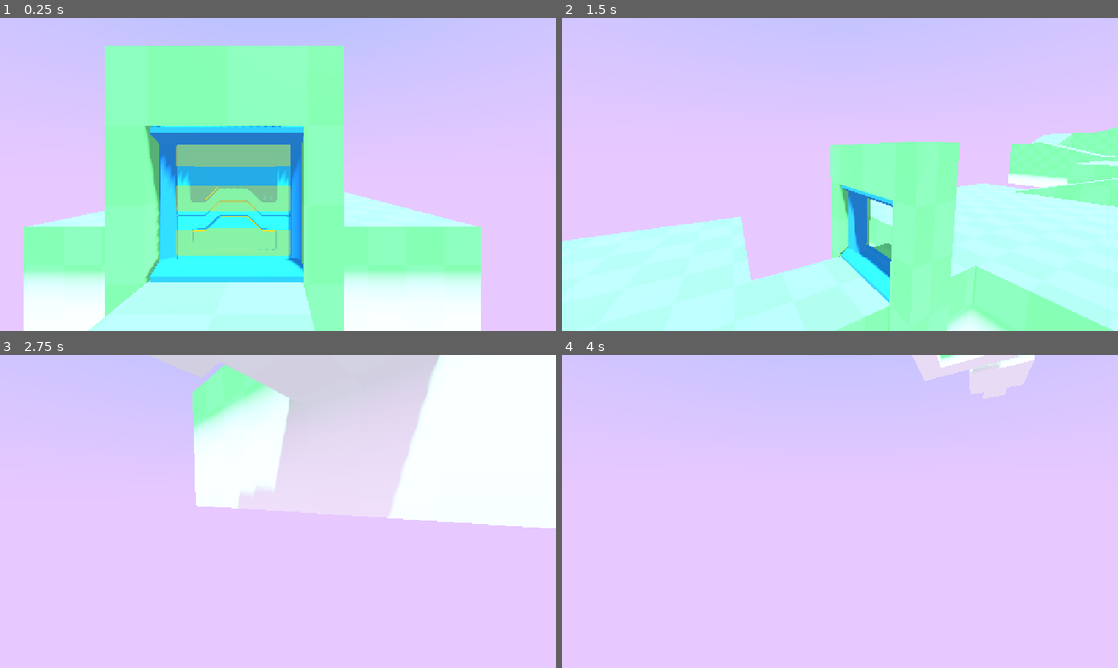
Above: before the commit, frames 1-4 (two rows, left to right).
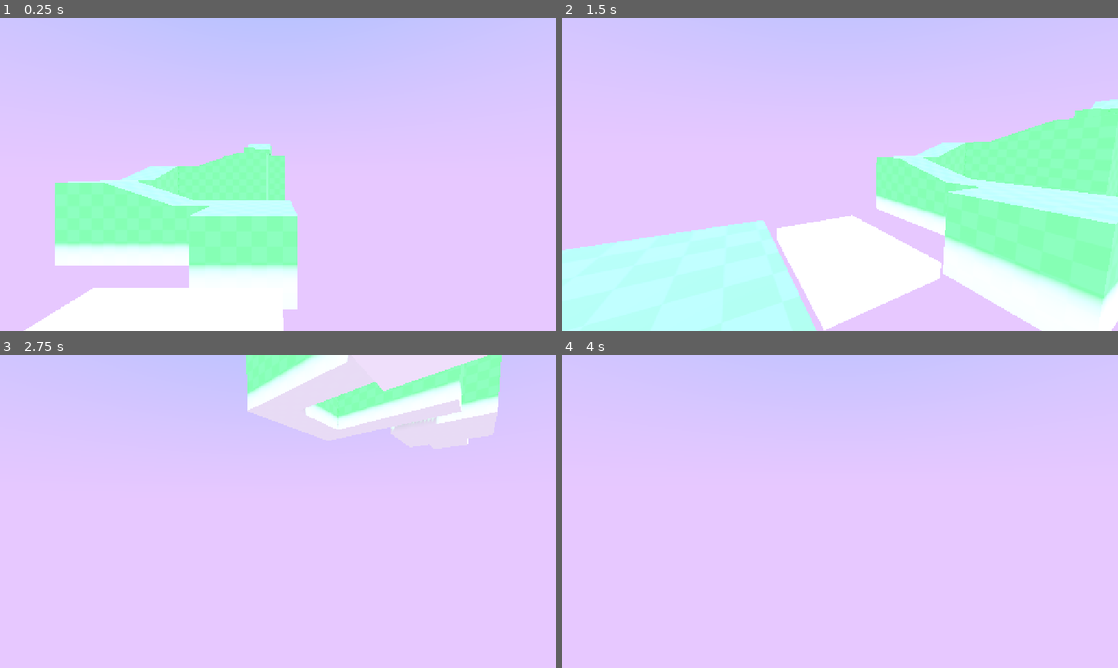
Above: after the commit, the same moments.

Repository: iguessfive/learn-3d-gamedev-from-zero-with-godot-4
Game: Godot game, scene res://game.tscn
The game is run twice, just before and just after one commit, with the same random seed, the same clock (stepped at 60 frames per second) and the same inputs.
Inputs (mouse positions are in pixels of both pictures, inside the frame that each line leads up to):
- Up to frame 1 (0.25 s): no input
- Up to frame 2 (1.5 s): tap Enter at 0.5 s; move the mouse to (962, 158) at 0.52 s; hold D (move_right) 0.53-1.28 s; hold E (interact) 0.53-1.28 s; click (962, 158) at 0.67 s; tap Space (jump) at 0.77 s; move the mouse to (812, 174) at 1.27 s; hold W (move_up) from 1.28 s (still down); tap C (crouching) at 1.35 s
- Up to frame 3 (2.75 s): keep holding W (move_up); tap Space (jump) at 1.52 s; tap E (interact) at 1.55 s; move the mouse to (289, 505) at 2.02 s; hold E (interact) from 2.03 s (still down)
- Up to frame 4 (4 s): keep holding W (move_up); move the mouse to (834, 517) at 2.77 s; release E (interact) at 2.78 s; tap Shift (sprint) at 2.85 s; click (834, 517) at 2.92 s; tap Space (jump) at 3.02, 3.77 s; tap E (interact) at 3.05 s; move the mouse to (878, 514) at 3.52 s; hold E (interact) from 3.53 s (still down); tap Z at 3.6 s

The runs differ from the first frame. In frame 1, 50% of the frame differs, in the area x 4-87%, y 8-100%; in frame 2, 30%; in frame 3, 25%; in frame 4, 1.1%.

Commit message:
Completed M5L8
Added moving platform part 1

Diff:
--- a/M05.turn_on_lights_workbook/game.tscn
+++ b/M05.turn_on_lights_workbook/game.tscn
@@ -1,10 +1,11 @@
-[gd_scene load_steps=11 format=3 uid="uid://betib1svdimdg"]
+[gd_scene load_steps=12 format=3 uid="uid://betib1svdimdg"]
 
 [ext_resource type="Shader" uid="uid://dwr0ed3vic331" path="res://assets/sky/sky.gdshader" id="2_tq2y2"]
 [ext_resource type="PackedScene" uid="uid://y8sti7ev7rh5" path="res://lesson/player.tscn" id="3_feb5d"]
 [ext_resource type="PackedScene" uid="uid://bq1e7yi8uo37t" path="res://level/terrain.tscn" id="4_801de"]
 [ext_resource type="PackedScene" uid="uid://c4kf142bermlc" path="res://lesson/door_3d.tscn" id="4_fc0e3"]
 [ext_resource type="PackedScene" uid="uid://b63il77rly414" path="res://lesson/light_bulb_3d.tscn" id="5_7jktm"]
+[ext_resource type="PackedScene" uid="uid://2et2a0eovqlo" path="res://lesson/moving_platform_3d.tscn" id="6_ryrav"]
 
 [sub_resource type="Curve" id="Curve_dm5j7"]
 _data = [Vector2(0, 0), 0.0, 0.0, 0, 0, Vector2(0.5, 1), 2.0, 0.0, 1, 0]
@@ -52,10 +53,17 @@
 unique_name_in_owner = true
 
 [node name="Player" parent="." instance=ExtResource("3_feb5d")]
-transform = Transform3D(1, 0, 0, 0, 1, 0, 0, 0, 1, 0.634027, 0.502708, -51.981)
+transform = Transform3D(1, 0, 0, 0, 1, 0, 0, 0, 1, 4.70921, 3.81057, -78.1695)
 
 [node name="Door3D" parent="." instance=ExtResource("4_fc0e3")]
 transform = Transform3D(1, 0, 0, 0, 1, 0, 0, 0, 1, 0, 1, -55.065)
 
 [node name="LightBulb3D" parent="." instance=ExtResource("5_7jktm")]
 transform = Transform3D(1, 0, 0, 0, 1, 0, 0, 0, 1, 1.234, 0, -25.126)
+
+[node name="Marker3D" type="Marker3D" parent="."]
+transform = Transform3D(1, 0, 0, 0, 1, 0, 0, 0, 1, 3.00128, 2.1634, -89.5324)
+
+[node name="MovingPlatform3D" parent="." node_paths=PackedStringArray("end_marker") instance=ExtResource("6_ryrav")]
+transform = Transform3D(1, 0, 0, 0, 1, 0, 0, 0, 1, 2.79315, 2.04118, -81.0162)
+end_marker = NodePath("../Marker3D")
--- /dev/null
+++ b/M05.turn_on_lights_workbook/lesson/moving_platform_3d.gd
@@ -0,0 +1,54 @@
+@tool
+class_name MovingPlatform3D extends Node3D
+
+@export var end_marker: Marker3D = null
+@export var is_active: bool = false: set = set_is_active
+
+@export_group("Animation")
+@export var pause_duration := 1.5
+@export var move_duration := 2.0
+
+@onready var _start_position := global_position
+@onready var _platform: AnimatableBody3D = %AnimatableBody3D
+
+var _tween: Tween = null
+
+func _ready() -> void:
+	set_is_active(is_active)
+
+	if not Engine.is_editor_hint() and is_active:
+		_moving_platform_animation()
+
+func set_is_active(new_value: bool) -> void:
+	is_active = new_value
+
+	if _tween != null:
+		_tween.kill()
+
+	if not is_inside_tree() and end_marker == null:
+		return
+
+	if not is_active:
+		return
+
+	if Engine.is_editor_hint():
+		_moving_platform_animation()
+
+func _get_configuration_warnings() -> PackedStringArray:
+	var warnings := []
+	if end_marker == null:
+		warnings.append(
+			"The platform needs an end marker to know where to move to. " +
+			"It should be a node that extends Marker3D. Assign in the Inspector."
+		)
+	return warnings
+
+func _moving_platform_animation() -> void:
+		_tween = create_tween()
+		_tween.set_loops()
+		_tween.tween_property(
+			_platform, "global_position", end_marker.global_position, move_duration
+		).set_delay(pause_duration)
+		_tween.tween_property(
+			_platform, "global_position", _start_position, move_duration
+		).set_delay(pause_duration)
--- /dev/null
+++ b/M05.turn_on_lights_workbook/lesson/moving_platform_3d.tscn
@@ -0,0 +1,21 @@
+[gd_scene load_steps=4 format=3 uid="uid://2et2a0eovqlo"]
+
+[ext_resource type="Script" uid="uid://cqsbb7m6el5aa" path="res://lesson/moving_platform_3d.gd" id="1_2o5ck"]
+[ext_resource type="Material" uid="uid://crxb352pl731w" path="res://interactables/moving_platform/platform_material.tres" id="1_410ih"]
+
+[sub_resource type="BoxShape3D" id="BoxShape3D_2o5ck"]
+size = Vector3(4, 0.4, 3)
+
+[node name="MovingPlatform3D" type="Node3D"]
+script = ExtResource("1_2o5ck")
+
+[node name="AnimatableBody3D" type="AnimatableBody3D" parent="."]
+unique_name_in_owner = true
+
+[node name="CSGBox3D" type="CSGBox3D" parent="AnimatableBody3D"]
+material_override = ExtResource("1_410ih")
+ignore_occlusion_culling = true
+size = Vector3(4, 0.4, 3)
+
+[node name="CollisionShape3D" type="CollisionShape3D" parent="AnimatableBody3D"]
+shape = SubResource("BoxShape3D_2o5ck")
Not shown, added: M05.turn_on_lights_workbook/lesson/moving_platform_3d.gd.uid
